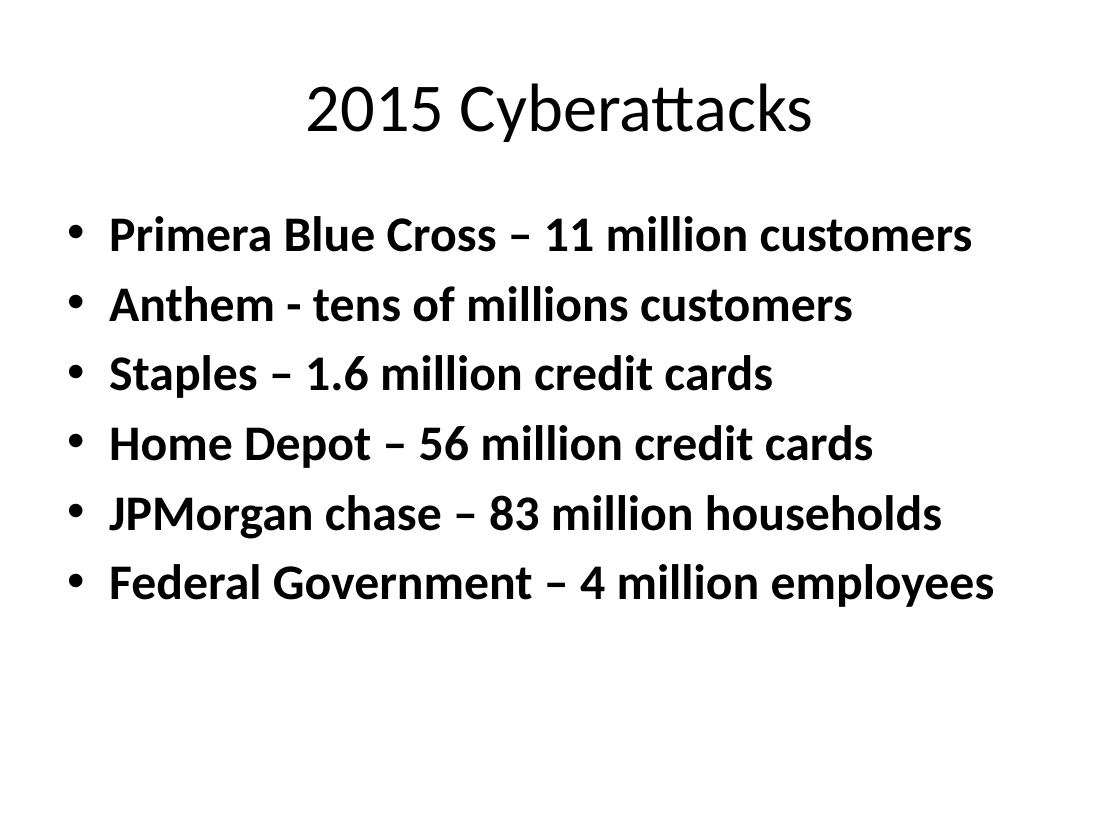
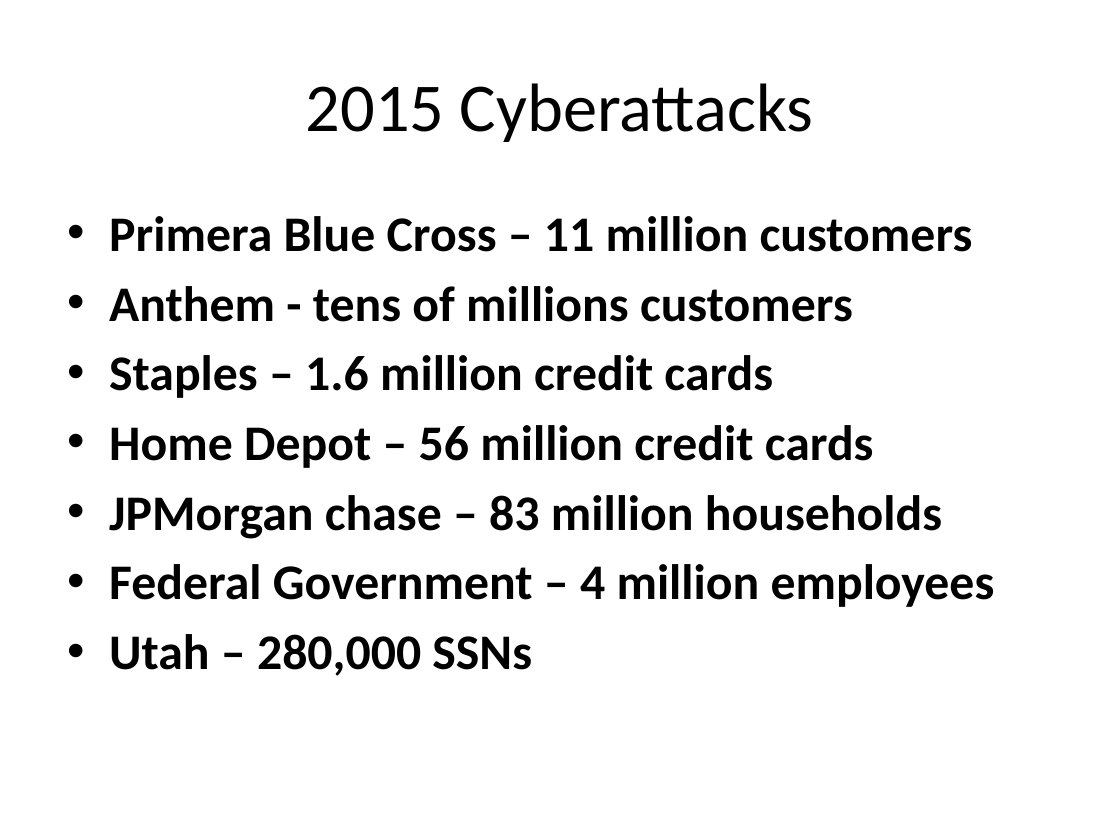
Before and after one commit to casmos1/Learning, a slide deck: slide 3 of Security/Content/Documents/Security.pptx. Drawn at 1120x840 pixels with LibreOffice and Linux fonts; fonts in the diff are those of the drawing. Boxes give left, top, right and bottom in pixels: in the first picture for what was removed or moved away, otherwise in the second. Text is boxed around its words. In the diff, an @@ line names an element or a change of style, - is before the commit and + after.

Commit message:
add new presentation code

```diff
--- a/Security/Content/Documents/Security.pptx
+++ b/Security/Content/Documents/Security.pptx
@@ text at (109,634,532,676): paragraph added @@
+• Utah – 280,000 SSNs
```
Also in this commit, not shown: 1 other slide changed, 2 slides added, 13 other files.
